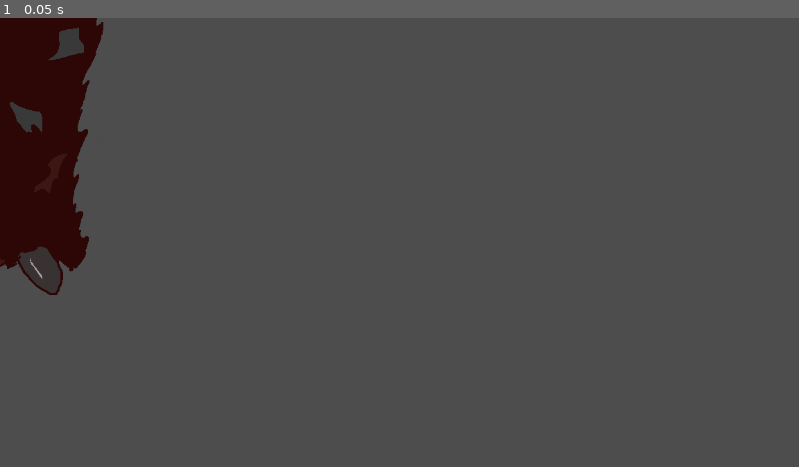
Above: before the commit, frame 1.
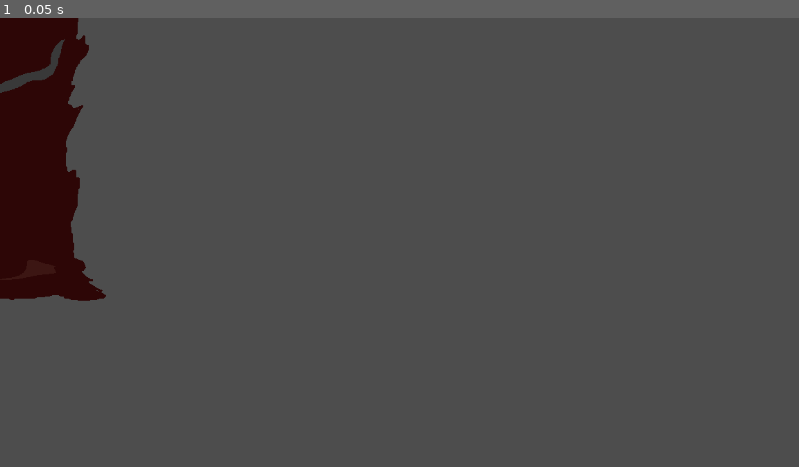
Above: after the commit, the same moment.

Repository: KonradBu/JameGam2024
Game: Godot game, scene res://Game.tscn
Two runs of this game, one before a commit and one after it. Both use one fixed random seed, a clock stepped at 60 frames per second and the inputs below. This scene is started directly instead of the project's main scene.
Inputs:
- Up to frame 1 (0.05 s): no input

The runs differ from the first frame. In frame 1, 2.2% of the frame differs, in the area x 0-14%, y 0-64%.

Commit message:
Lots of file stuff

Diff:
--- a/Game.tscn
+++ b/Game.tscn
@@ -1,13 +1,30 @@
-[gd_scene load_steps=8 format=3 uid="uid://dmp4evg7brxxt"]
+[gd_scene load_steps=11 format=3 uid="uid://dmp4evg7brxxt"]
 
 [ext_resource type="PackedScene" uid="uid://c2pfdqffyyxh8" path="res://Player.tscn" id="1_jpou1"]
 [ext_resource type="PackedScene" uid="uid://37iaiqjrojew" path="res://enemy.tscn" id="2_2utsb"]
+[ext_resource type="Texture2D" uid="uid://cc1un4fclc78c" path="res://Animations/back_view_0000.png" id="2_pkilt"]
 [ext_resource type="Texture2D" uid="uid://clx0ishlrrw2p" path="res://Animations/Idle_anim_0000.png" id="2_vicbj"]
+[ext_resource type="Texture2D" uid="uid://dih2idydbv8q0" path="res://Animations/back_view_0002.png" id="3_7tore"]
 [ext_resource type="Texture2D" uid="uid://d4cg240cs7x0a" path="res://Animations/Idle_anim_0001.png" id="3_ek31g"]
+[ext_resource type="Texture2D" uid="uid://cvcxedfkjn60g" path="res://Animations/back_view_0004.png" id="4_u71aj"]
 [ext_resource type="Texture2D" uid="uid://bgqd2hbfoysk8" path="res://Animations/Idle_anim_0002.png" id="4_vcrvb"]
 
 [sub_resource type="SpriteFrames" id="SpriteFrames_mrsej"]
 animations = [{
+"frames": [{
+"duration": 1.0,
+"texture": ExtResource("2_pkilt")
+}, {
+"duration": 1.0,
+"texture": ExtResource("3_7tore")
+}, {
+"duration": 1.0,
+"texture": ExtResource("4_u71aj")
+}],
+"loop": true,
+"name": &"back Idle",
+"speed": 5.0
+}, {
 "frames": [{
 "duration": 1.0,
 "texture": ExtResource("2_vicbj")
@@ -19,7 +36,7 @@
 "texture": ExtResource("4_vcrvb")
 }],
 "loop": true,
-"name": &"Idle",
+"name": &"front Idle",
 "speed": 5.0
 }]
 
@@ -33,8 +50,7 @@
 
 [node name="AnimatedSprite2D" parent="." instance=ExtResource("1_jpou1")]
 sprite_frames = SubResource("SpriteFrames_mrsej")
-animation = &"Idle"
-frame_progress = 0.85892
+animation = &"back Idle"
 
 [node name="NavigationRegion2D" type="NavigationRegion2D" parent="."]
 navigation_polygon = SubResource("NavigationPolygon_4lbbl")
Renamed: Animations/Idle_anim_0000.png -> Animations/Idle/back/Idle_anim_0000.png
Not shown, added: Animations/Idle/back/Idle_anim_0000.png.import
Renamed: Animations/Idle_anim_0001.png -> Animations/Idle/back/Idle_anim_0001.png
Not shown, changed: Animations/Idle/back/Idle_anim_0001.png.import
Renamed: Animations/Idle_anim_0002.png -> Animations/Idle/back/Idle_anim_0002.png
Not shown, added: Animations/Idle/back/Idle_anim_0002.png.import
Binary file added: Animations/Idle/front/back_view_0000.png
Not shown, changed: Animations/Idle/front/back_view_0000.png.import
Binary file added: Animations/Idle/front/back_view_0002.png
Not shown, added: Animations/Idle/front/back_view_0002.png.import
Binary file added: Animations/Idle/front/back_view_0004.png
Not shown, changed: Animations/Idle/front/back_view_0004.png.import
